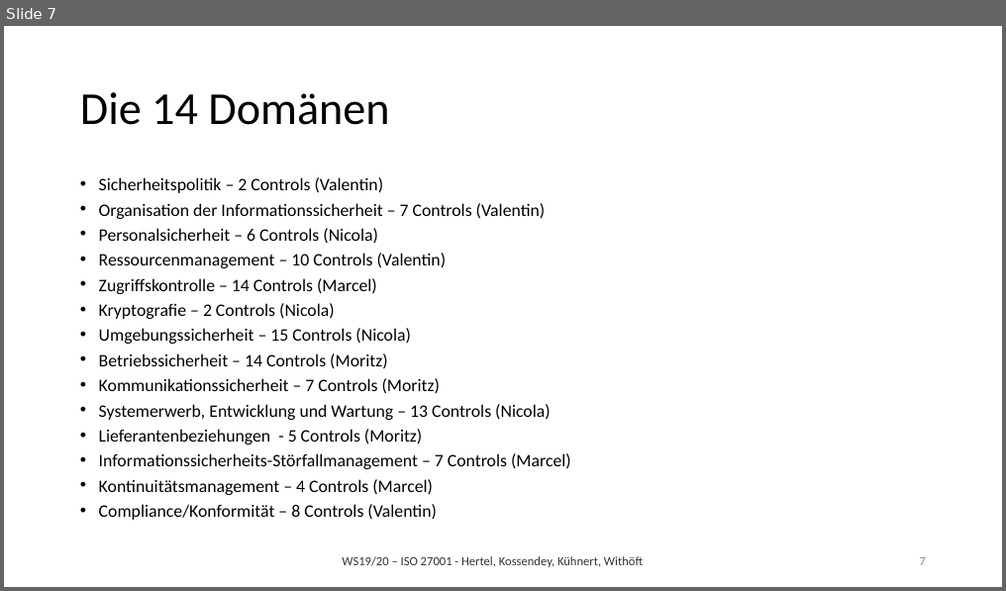
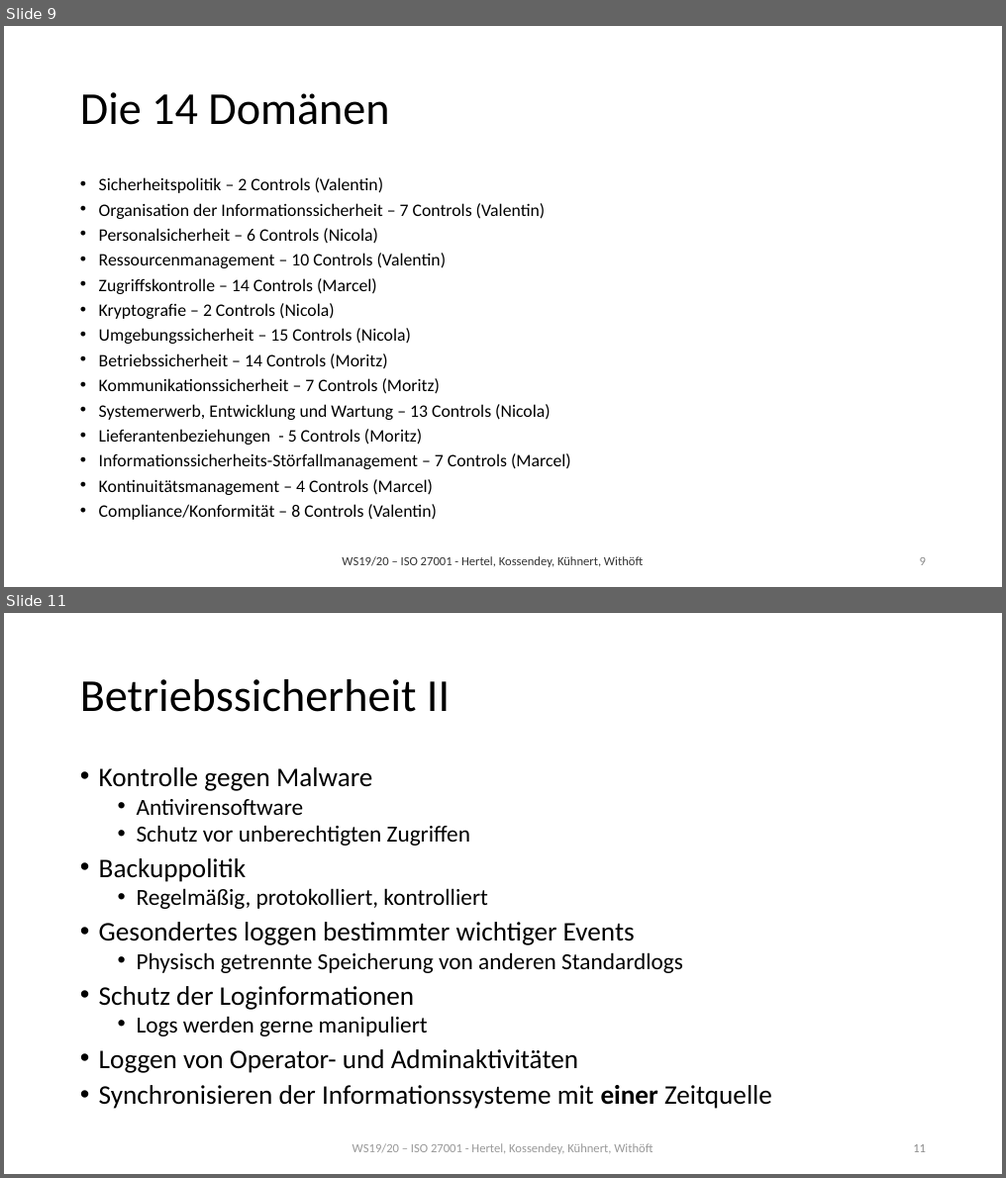
Before and after one commit to mwithoeft/SicherheitUndZuverlaessigkeit, a slide deck: Moritz/merged.pptx. Shown one above the other, each under a label of ours: slide 7 before the commit, slides 9 and 11 after it; the slides between them are not shown. The pictures are 1006x591 and 1006x1178 pixels, drawn with LibreOffice and Linux fonts; fonts in the diff are those of the drawing. Boxes give left, top, right and bottom in pixels: in the first picture for what was removed or moved away, otherwise in the second. Text is boxed around its words. In the diff, an @@ line names an element or a change of style, - is before the commit and + after.

Commit message:
Betriebssicherheit und Allgemeines

```diff
--- a/Moritz/merged.pptx
+++ b/Moritz/merged.pptx
@@ slide 11 added at [4,613,1002,1174], background #FFFFFF @@
@@ title added at [80,679,450,712], 44 pt, text #000000 @@
+Betriebssicherheit II
@@ text added at [99,767,772,1109], 25.9 pt, text #000000 @@
+• Kontrolle gegen Malware
+  • Antivirensoftware
+  • Schutz vor unberechtigten Zugriffen
+• Backuppolitik
+  • Regelmäßig, protokolliert, kontrolliert
+• Gesondertes loggen bestimmter wichtiger Events
+  • Physisch getrennte Speicherung von anderen Standardlogs
+• Schutz der Loginformationen
+  • Logs werden gerne manipuliert
+• Loggen von Operator- und Adminaktivitäten
+• Synchronisieren der Informationssysteme mit einer Zeitquelle
@@ text added at [352,1144,652,1155], 12 pt, text #808080 at 80% opacity @@
+WS19/20 – ISO 27001 - Hertel, Kossendey, Kühnert, Withöft
@@ page number added at [913,1145,926,1153], 12 pt, text #8C8C8C @@
+11
@@ what was slide 7 is now slide 9 @@
@@ page number at [920,558,926,566]: text changed @@
-7
+9
```
Also in this commit, not shown: 3 slides changed, 5 other slides added.
